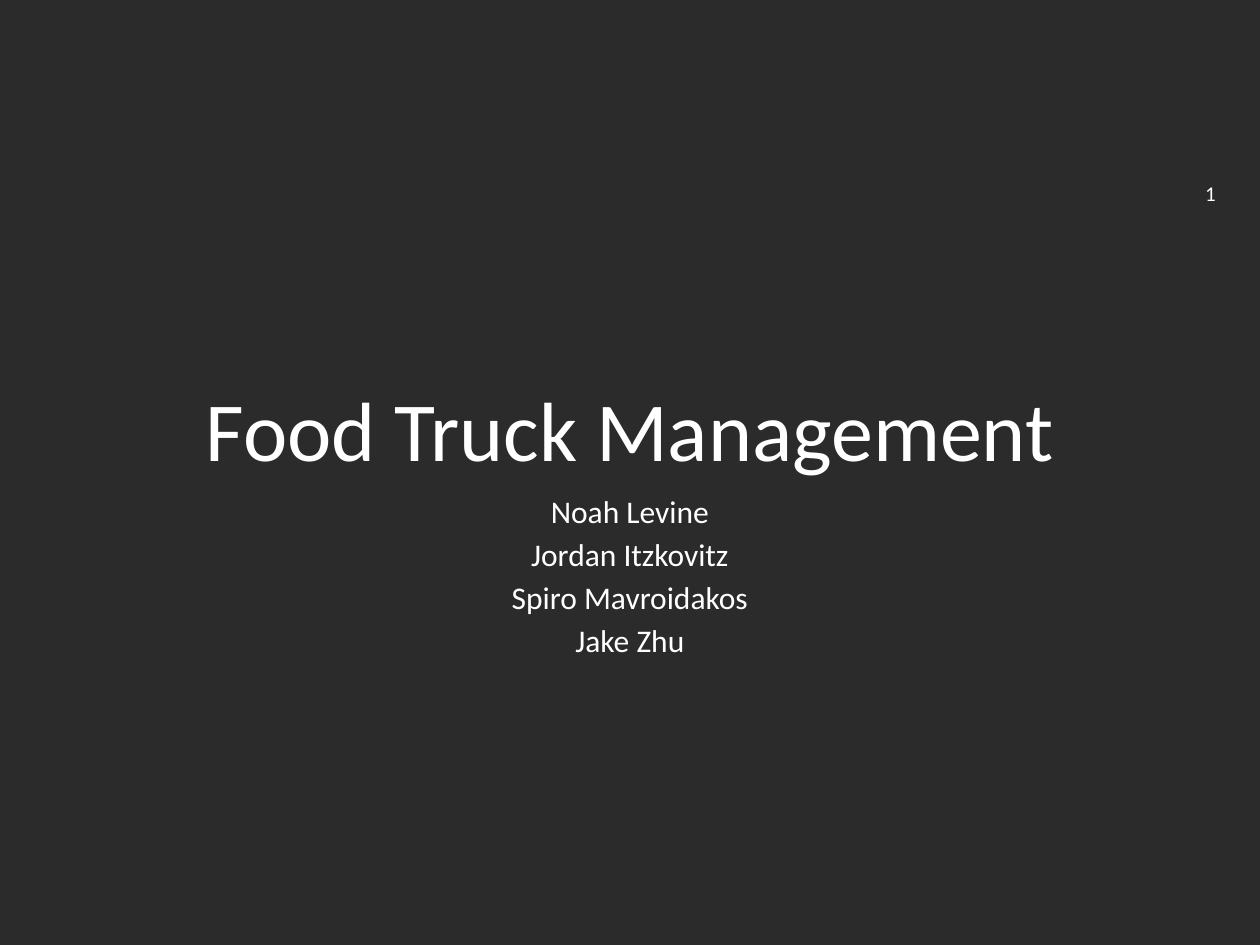
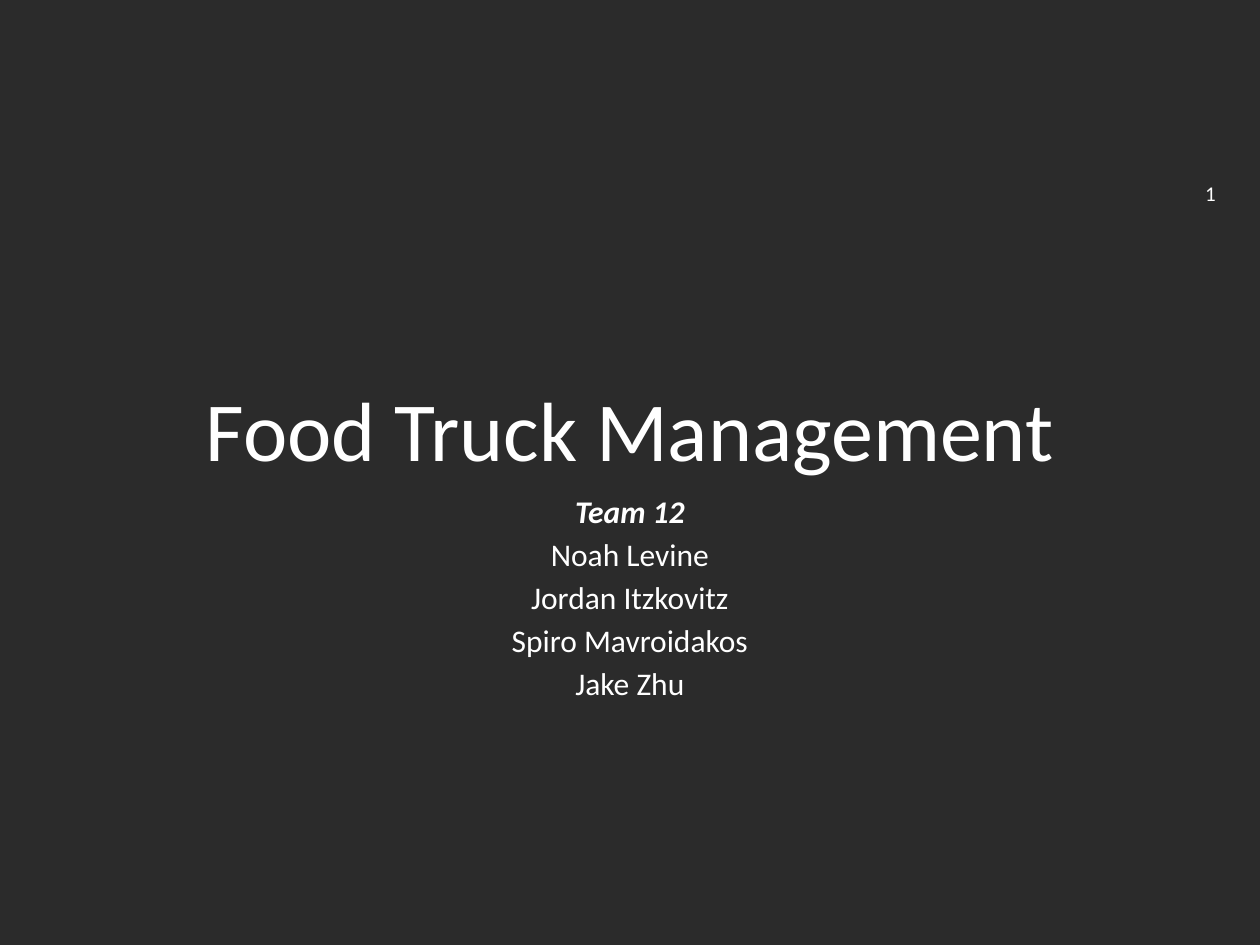
Before and after one commit to jakezhuyi/ECSE321_FTMS, a slide deck: slide 1 of Deliverable_5.pptx. Drawn at 1260x945 pixels with LibreOffice and Linux fonts; fonts in the diff are those of the drawing; background and template pictures are left out; a plain dark background stands for a picture behind light text. Boxes give left, top, right and bottom in pixels: in the first picture for what was removed or moved away, otherwise in the second. Text is boxed around its words. In the diff, an @@ line names an element or a change of style, - is before the commit and + after.

```diff
--- a/Deliverable_5.pptx
+++ b/Deliverable_5.pptx
@@ subtitle at (x1=575, y1=502, x2=685, y2=524): paragraph added @@
+Team 12
```
Also in this commit, not shown: 4 other slides changed.
